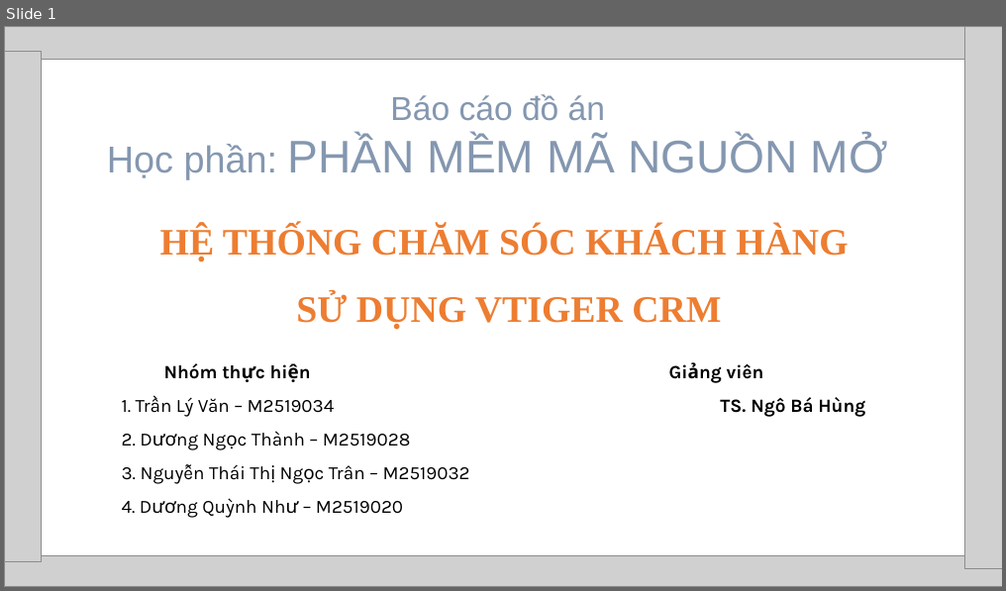
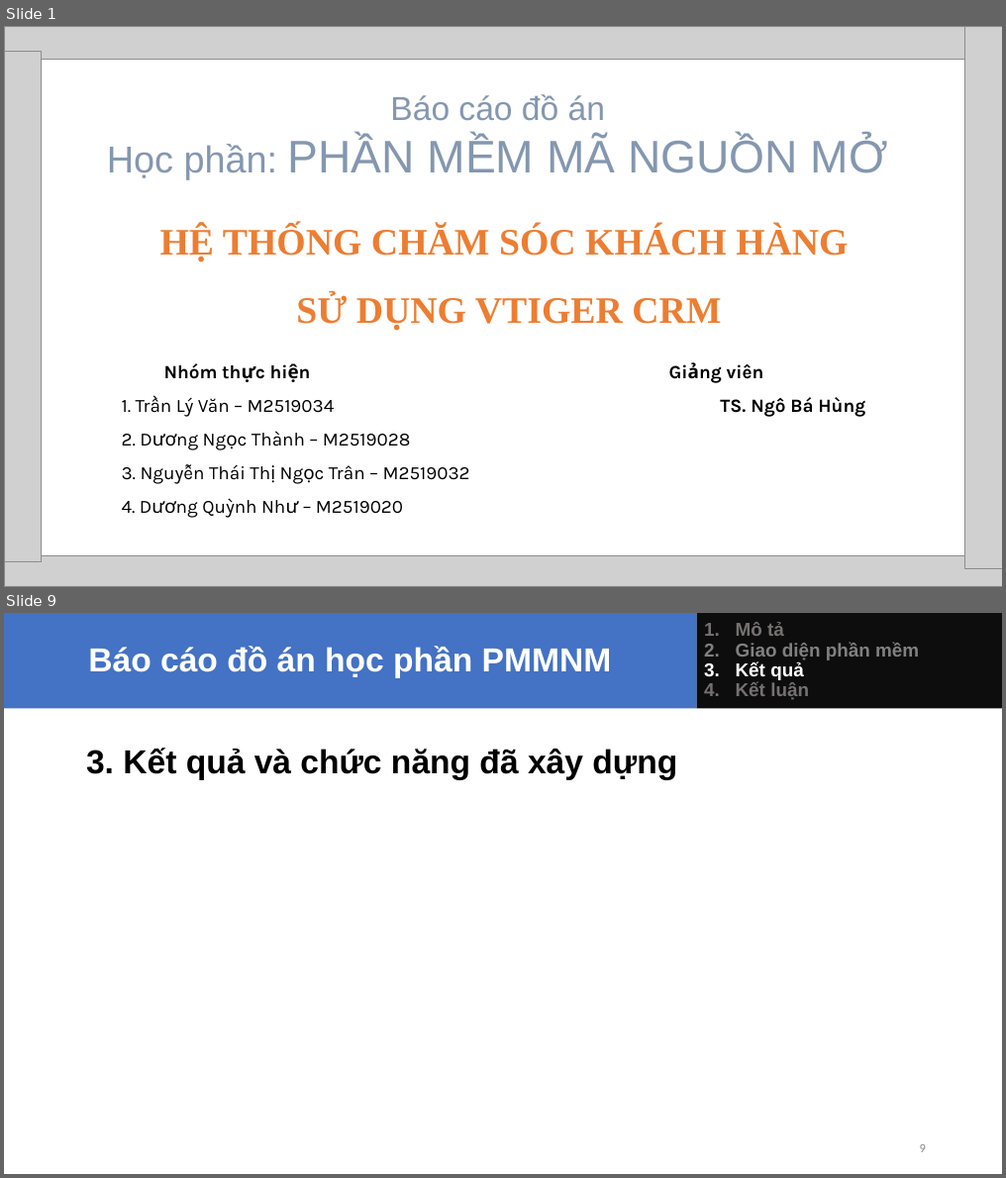
Before and after one commit to tranlyvan/CTH604_Nhom2_CRM, a slide deck: BaoCao/Bao cao Nhom (PMNM).pptx. Shown one above the other, each under a label of ours: slide 1 before the commit, slides 1 and 9 after it; the slides between them are not shown. The pictures are 1006x591 and 1006x1178 pixels, drawn with LibreOffice and Linux fonts; fonts in the diff are those of the drawing; grey boxes stand for pictures. Boxes give left, top, right and bottom in pixels: in the first picture for what was removed or moved away, otherwise in the second. Text is boxed around its words. In the diff, an @@ line names an element or a change of style, - is before the commit and + after.

```diff
--- a/BaoCao/Bao cao Nhom (PMNM).pptx
+++ b/BaoCao/Bao cao Nhom (PMNM).pptx
@@ slide 9 added at <box>4,613,1002,1174</box>, background #FFFFFF @@
@@ rectangle added at <box>4,613,696,709</box>, fill #4472C4, 32 pt, text #FFFFFF, bold @@
+Báo cáo đồ án học phần PMMNM
@@ rectangle added at <box>696,613,1002,709</box>, fill #0D0D0D, 18 pt, text #808080, bold @@
+1. Mô tả
+2. Giao diện phần mềm
+3. Kết quả
+4. Kết luận
@@ text added at <box>86,748,677,780</box>, 32 pt, text #000000, bold @@
+3. Kết quả và chức năng đã xây dựng
@@ page number added at <box>920,1145,926,1153</box>, 12 pt, text #8B8B8B @@
+9
```
Also in this commit, not shown: 9 other slides added.
